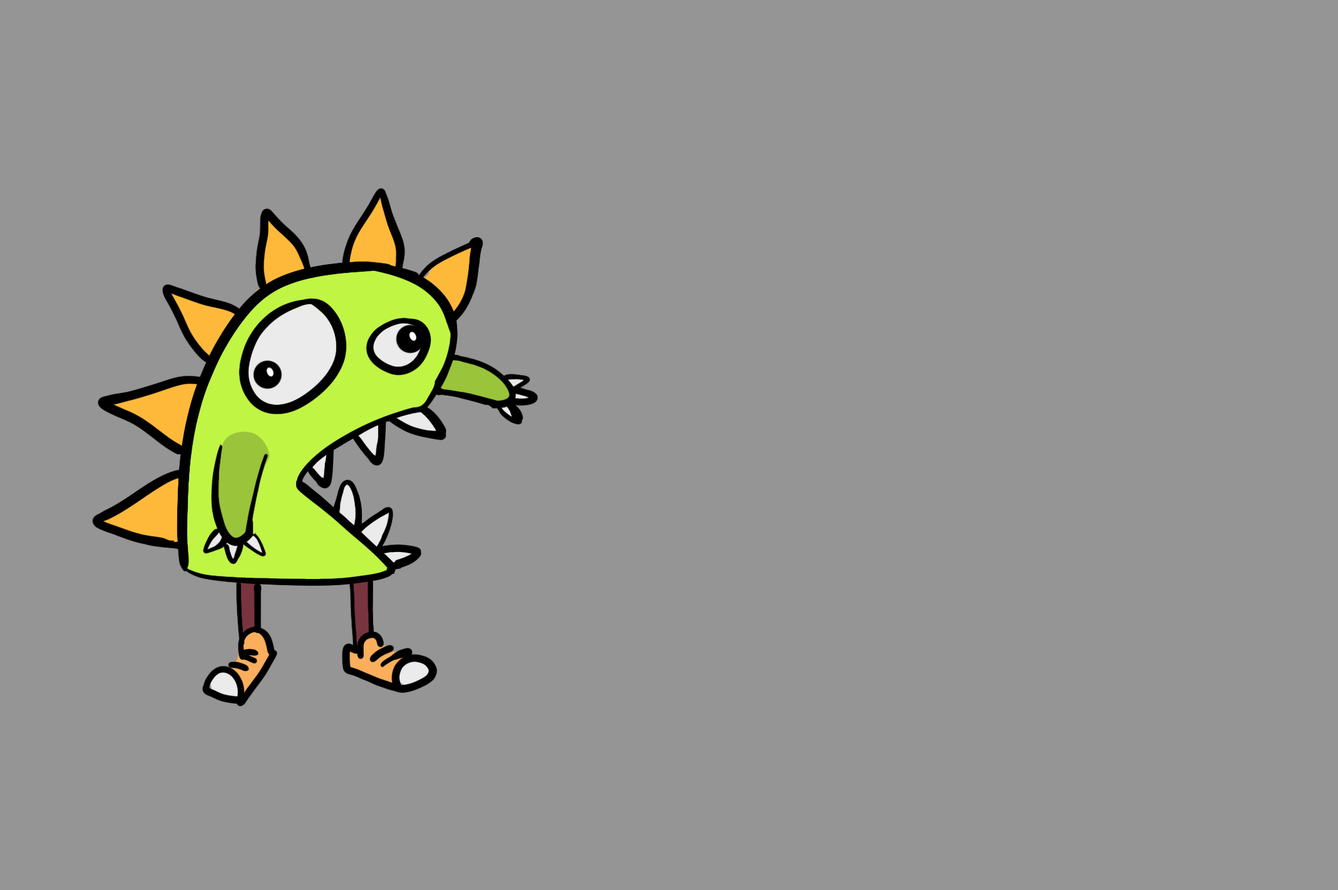
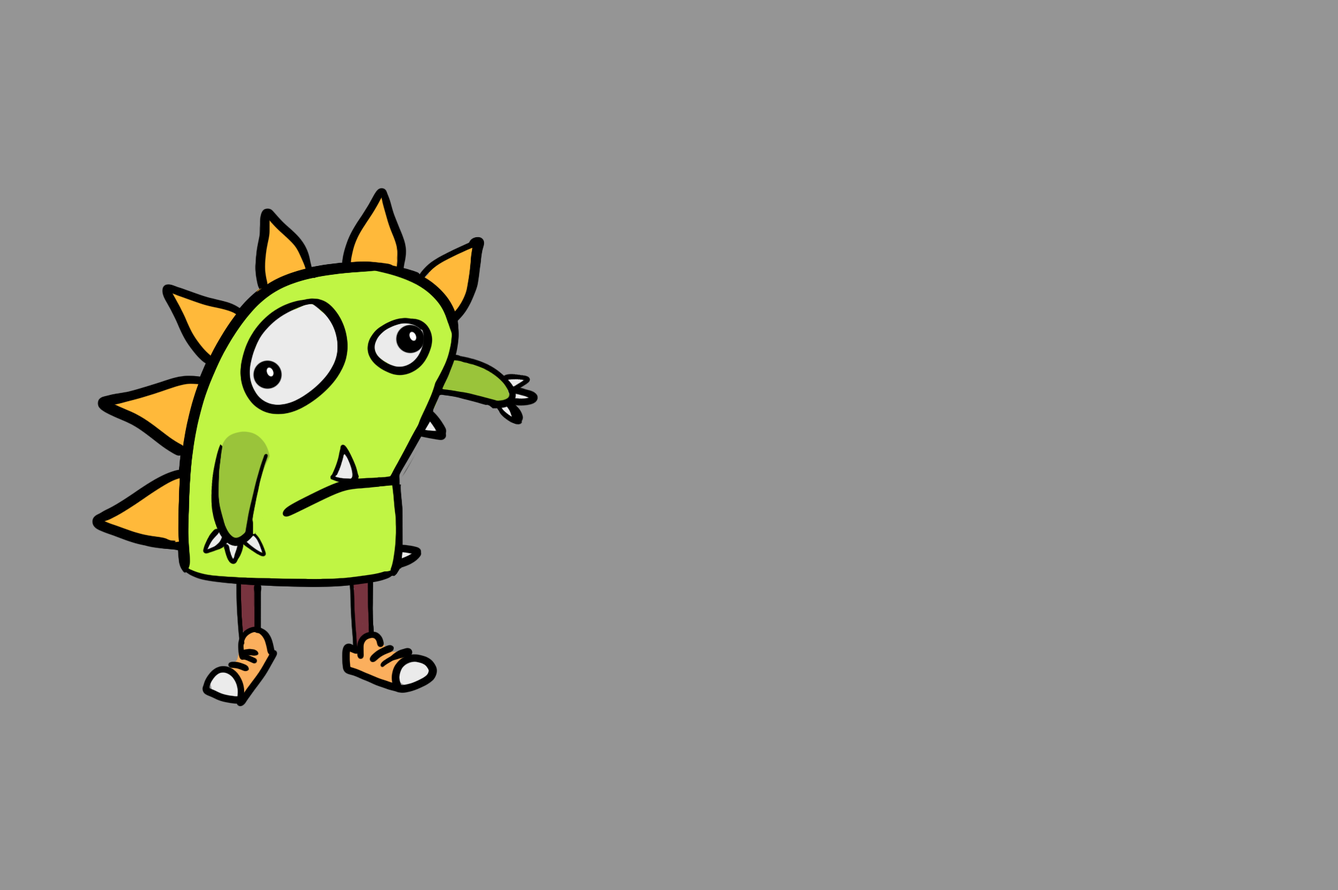
Layers edited between the first and the second 1338px x 890px image:
showed "Tooth" over <box>329,444,360,485</box>
added layer "bod-closed-sad" above "bod-closed" over <box>93,187,485,587</box>
showed "bod-closed" over <box>92,189,484,588</box>
